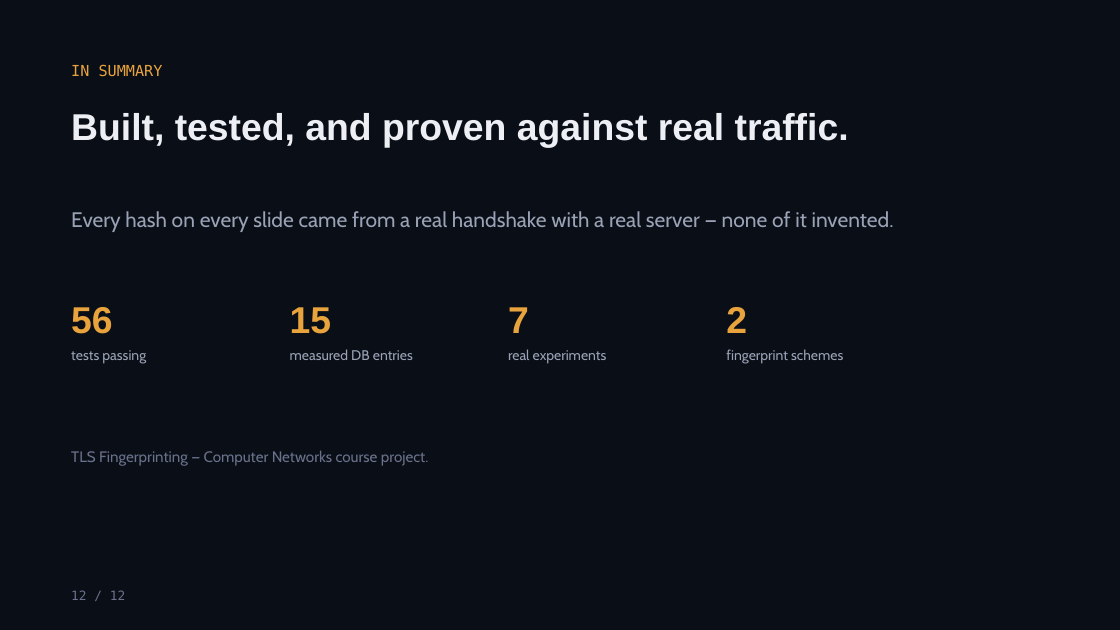
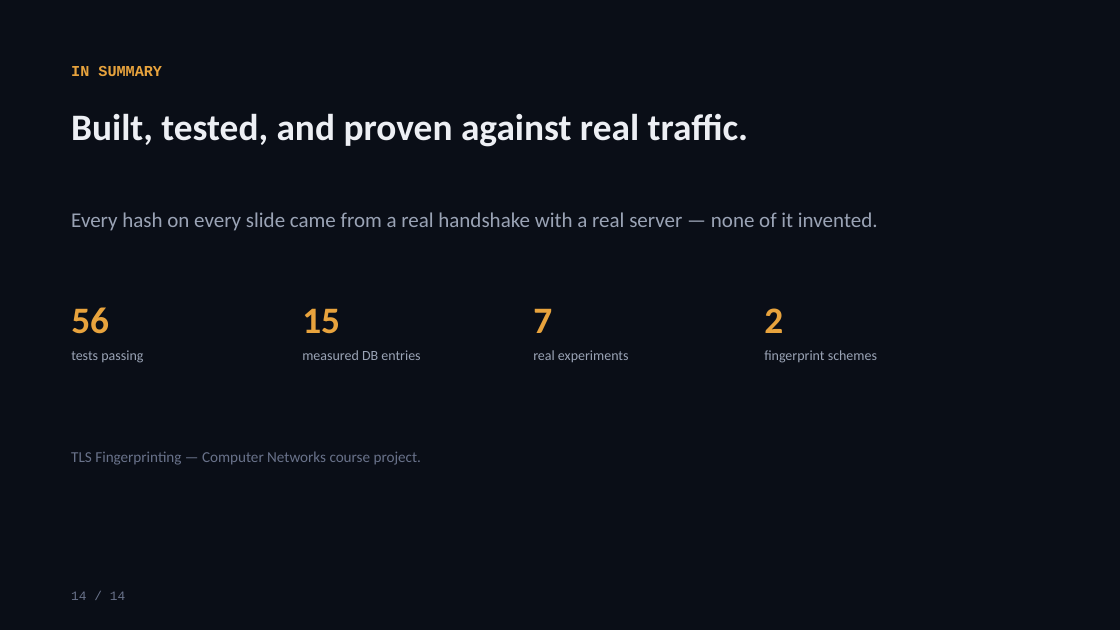
Before and after one commit to YashG1836/TLS_fingerprint_CN, a slide deck: slide 14 of TLS_Fingerprinting_Presentation.pptx (slide 12 before the commit). Drawn at 1120x630 pixels with LibreOffice and Linux fonts; fonts in the diff are those of the drawing. Boxes give left, top, right and bottom in pixels: in the first picture for what was removed or moved away, otherwise in the second. Text is boxed around its words. In the diff, an @@ line names an element or a change of style, - is before the commit and + after.

```diff
--- a/TLS_Fingerprinting_Presentation.pptx
+++ b/TLS_Fingerprinting_Presentation.pptx
@@ text "IN SUMMARY" at bbox=[71, 66, 162, 76]: font DejaVu Sans Mono to Courier New, bold on @@
@@ text "15": place and size @@
-text "15" at bbox=[290, 307, 332, 334]
+text "15" at bbox=[302, 308, 340, 334]
@@ text "7": place and size @@
-text "7" at bbox=[508, 307, 529, 333]
+text "7" at bbox=[533, 308, 552, 333]
@@ font Arial to Calibri in 5 elements at bbox=[71, 307, 109, 334], bbox=[71, 113, 749, 147], bbox=[302, 308, 340, 334], bbox=[533, 308, 552, 333], bbox=[764, 308, 783, 333] @@
@@ text "2": place and size @@
-text "2" at bbox=[726, 307, 747, 333]
+text "2" at bbox=[764, 308, 783, 333]
@@ text "measured DB entries": place and size @@
-text "measured DB entries" at bbox=[290, 349, 413, 360]
+text "measured DB entries" at bbox=[302, 350, 420, 360]
@@ text "real experiments": place and size @@
-text "real experiments" at bbox=[508, 349, 607, 364]
+text "real experiments" at bbox=[533, 350, 629, 362]
@@ font Cabin to Calibri in 6 elements at bbox=[71, 212, 878, 231], bbox=[71, 350, 143, 363], bbox=[71, 451, 421, 465], bbox=[302, 350, 420, 360], bbox=[533, 350, 629, 362], bbox=[764, 350, 877, 363] @@
@@ text "fingerprint schemes": place and size @@
-text "fingerprint schemes" at bbox=[726, 349, 843, 364]
+text "fingerprint schemes" at bbox=[764, 350, 877, 363]
@@ text at bbox=[71, 591, 125, 600]: text changed; font DejaVu Sans Mono to Courier New @@
-12 / 12
+14 / 14
```
Also in this commit, not shown: 6 other slides changed, 7 slides added, 5 slides removed, 2 other files.
